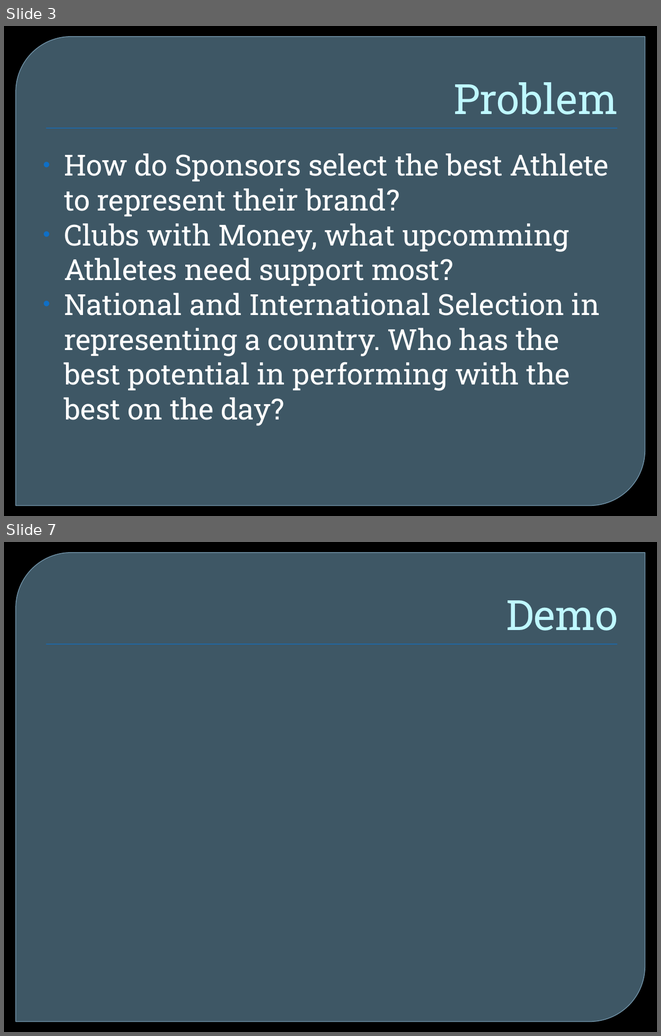
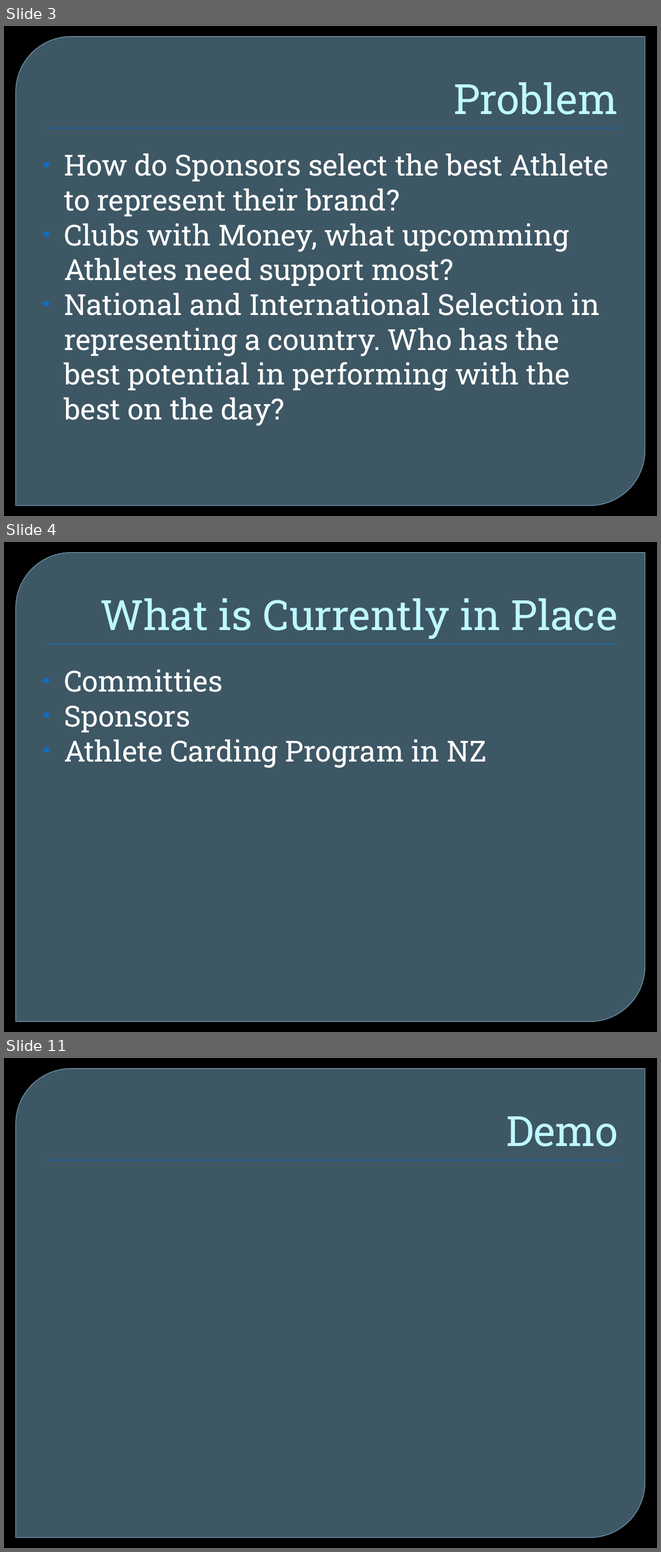
Before and after one commit to maveroke/PerformanceProgression, a slide deck: Report/Presentation 520.pptx. Shown one above the other, each under a label of ours: slides 3 and 7 before the commit, slides 3, 4 and 11 after it; the slides between them are not shown. The pictures are 661x1036 and 661x1552 pixels, drawn with LibreOffice and Linux fonts; fonts in the diff are those of the drawing; background and template pictures are left out. Boxes give left, top, right and bottom in pixels: in the first picture for what was removed or moved away, otherwise in the second. Text is boxed around its words. In the diff, an @@ line names an element or a change of style, - is before the commit and + after.

```diff
--- a/Report/Presentation 520.pptx
+++ b/Report/Presentation 520.pptx
@@ slide 4 added at (4,542,657,1032), background picture (left out); not listed: 2 template elements that a slide beside it also shows @@
@@ title added at (100,598,617,639), 46 pt, text #C0F7FF @@
+What is Currently in Place
@@ text added at (64,669,487,768), 32 pt, text #FFFFFF @@
+• Committies
+• Sponsors
+• Athlete Carding Program in NZ
@@ what was slide 7 is now slide 11 @@
```
Also in this commit, not shown: 3 slides changed, 9 other slides added, 1 slide removed, 29 other files.
